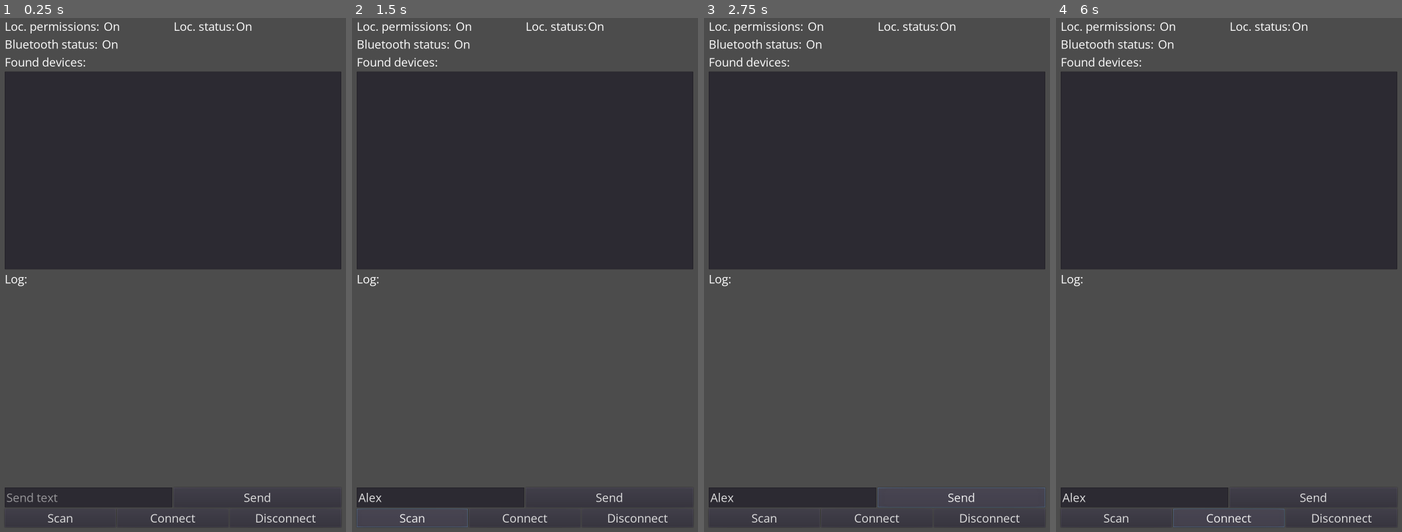
Above: before the commit, frames 1-4 (left to right).
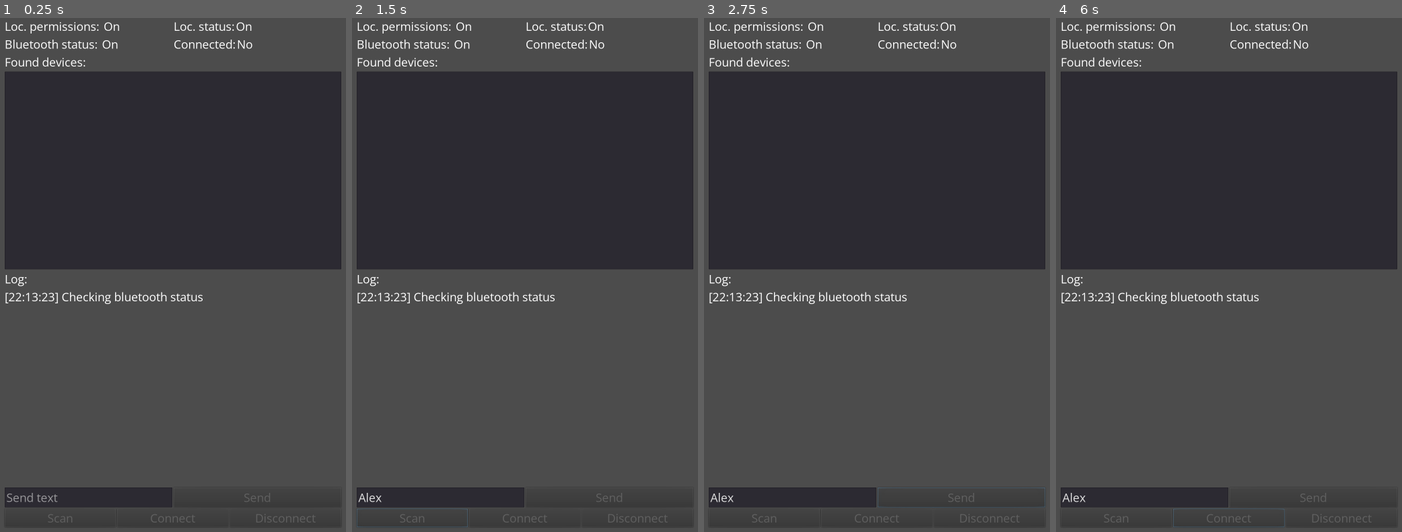
Above: after the commit, the same moments.

Repository: pablojimenezmateo/GodotAndroidBluetoothDemo
Game: Godot game, scene res://MainScene.tscn
The game is run twice, just before and just after one commit, with the same random seed, the same clock (stepped at 60 frames per second) and the same inputs.
Inputs (mouse positions are in pixels of both pictures, inside the frame that each line leads up to):
- Up to frame 1 (0.25 s): no input
- Up to frame 2 (1.5 s): click (441, 496) at 0.52 s; type "Alex" at 0.6 s; click (410, 516) at 1.25 s, where only the run before the commit has a clickable "Scan"
- Up to frame 3 (2.75 s): click (960, 496) at 2 s, where only the run before the commit has a clickable "Send"
- Up to frame 4 (6 s): click (1312, 496) at 2.75 s, where only the run before the commit has a clickable "Send"; click (1114, 516) at 3.5 s, where only the run before the commit has a clickable "Scan"; click (1312, 496) at 4.25 s, where only the run before the commit has a clickable "Send"; click (1114, 516) at 5 s, where only the run before the commit has a clickable "Scan"; click (1229, 516) at 5.75 s, where only the run before the commit has a clickable "Connect"

The runs differ from the first frame. In frame 1, 0.8% of the frame differs, in the area x 1-92%, y 4-99%; in frame 2, 0.8%; in frame 3, 0.8%; in frame 4, 0.8%.
Error before the commit: Invalid call. Nonexistent function 'scan' in base 'Nil'. (res://MainScene.gd:138)
Error after the commit: Invalid call. Nonexistent function 'bluetoothStatus' in base 'Nil'. (res://MainScene.gd:133)

Commit message:
feat(UI): Improved the UI, disabling buttons and such

Diff:
--- a/MainScene.gd
+++ b/MainScene.gd
@@ -2,17 +2,18 @@
 
 var GodotBluetooth344
 
-var location_permissions
+var location_permission
 var location_status
 var bluetooth_status
+var connected
 
 var devices = []
 var item_selected
 
 # Test UUIDs
 var service_uuid = "6e400001-b5a3-f393-e0a9-e50e24dcca9e"
-var read_uuid = "6e400003-b5a3-f393-e0a9-e50e24dcca9e"
-var write_uuid = "6e400002-b5a3-f393-e0a9-e50e24dcca9e"
+var read_uuid    = "6e400003-b5a3-f393-e0a9-e50e24dcca9e"
+var write_uuid   = "6e400002-b5a3-f393-e0a9-e50e24dcca9e"
 
 onready var devices_list = $VBoxContainer/Devices/FoundDevicesList
 onready var log_node = $VBoxContainer/Log/Log
@@ -33,6 +34,13 @@
 		GodotBluetooth344.connect("_on_characteristic_finding", self, "_on_characteristic_finding")
 		GodotBluetooth344.connect("_on_characteristic_read", self, "_on_characteristic_read")
 
+	# Check the permissions
+	check_permissions()
+
+	connected = false
+	set_connected()
+
+
 func _on_characteristic_read(data):
 	# data is a dictionary with the following keys
 	# * service_uuid: The serice UUID
@@ -40,12 +48,12 @@
 	# * bytes: They raw bytes of the payload
 	log_string("[_on_characteristic_read] " + str(data.characteristic_uuid))
 
-	print(data.bytes)
+	log_string(str(data.bytes))
 
 	# If your bytes represent a UTF-8 string, use the
 	# following code:
 	var string = PoolByteArray(data.bytes).get_string_from_utf8()
-	print(string)
+	log_string(string)
 
 func _on_characteristic_finding(status):
 	# There can be 2 status:
@@ -79,6 +87,11 @@
 	# call listServicesAndCharacteristics() once connected
 	if status == "connected":
 		GodotBluetooth344.listServicesAndCharacteristics()
+		connected = true
+	else:
+		connected = false
+
+	set_connected()
 
 func _on_location_status_change(status):
 
@@ -86,6 +99,14 @@
 	# * on
 	# * off
 	log_string("[_on_location_status_change] " + status)
+
+	if status == "on":
+
+		location_status = true
+	else:
+		location_status = false
+
+	set_location_status()
 
 func _on_bluetooth_status_change(status):
 
@@ -96,22 +117,34 @@
 	# * turning_off
 	log_string("[_on_bluetooth_status_change] " + status)
 
-func _on_Button_button_up():
+	if status == "on":
+
+		bluetooth_status = true
+	else:
+		bluetooth_status = false
+
+	set_bluetooth_status()
+
+func check_permissions():
 
 	var boolean
 
 	log_string("Checking bluetooth status")
 	boolean = GodotBluetooth344.bluetoothStatus()
 	log_string(boolean)
+	bluetooth_status = boolean
 
 	log_string("Checking location status")
 	boolean = GodotBluetooth344.locationStatus()
 	log_string(boolean)
+	location_status = boolean
 
 	log_string("Checking location permissions")
 	boolean = GodotBluetooth344.hasLocationPermissions()
 	log_string(boolean)
-
+	location_permission = boolean
+
+	set_location_permission()
 
 func _on_debug_message(s):
 	print(s)
@@ -134,6 +167,7 @@
 	devices = []
 	devices_list.clear()
 	item_selected = null
+	set_buttons()
 
 	GodotBluetooth344.scan()
 
@@ -166,6 +200,7 @@
 func _on_FoundDevicesList_item_selected(index):
 
 	item_selected = index
+	set_buttons()
 
 func _on_SendTextButton_button_up():
 
@@ -174,3 +209,79 @@
 	if text != "":
 
 		GodotBluetooth344.writeStringToCharacteristic(service_uuid, write_uuid, text)
+
+# UI helpers
+onready var bluetooth_label = $VBoxContainer/TopLabels/HBoxContainer2/HBoxContainer/BluetoohStatusLabel2
+onready var location_label = $VBoxContainer/TopLabels/VBoxContainer/HBoxContainer3/LocationStatusLabel2
+onready var location_permission_label = $VBoxContainer/TopLabels/VBoxContainer/HBoxContainer/LocationPermissionLabel2
+onready var connected_label = $VBoxContainer/TopLabels/HBoxContainer2/HBoxContainer2/ConnectedLabel2
+
+func set_bluetooth_status():
+
+	if bluetooth_status:
+
+		bluetooth_label.text = "On"
+	else:
+		bluetooth_label.text = "Off"
+
+	set_buttons()
+
+func set_location_status():
+
+	if location_status:
+
+		location_label.text = "On"
+	else:
+		location_label.text = "Off"
+
+	set_buttons()
+
+func set_location_permission():
+
+	if location_permission:
+
+		location_permission_label.text = "Yes"
+	else:
+		location_permission_label.text = "No"
+
+	set_buttons()
+
+func set_connected():
+
+	if connected:
+
+		connected_label.text = "Yes"
+	else:
+		connected_label.text = "No"
+
+	set_buttons()
+
+onready var send_button = $VBoxContainer/TextAndButtons/HBoxContainer/SendTextButton
+onready var scan_button = $VBoxContainer/TextAndButtons/Buttons/ScanButton
+onready var connect_button = $VBoxContainer/TextAndButtons/Buttons/ConnectButton
+onready var disconnect_button = $VBoxContainer/TextAndButtons/Buttons/DisconnectButton
+
+func set_buttons():
+
+	send_button.disabled = true
+	scan_button.disabled = true
+	connect_button.disabled = true
+	disconnect_button.disabled = true
+
+	# We need all 3 things to be able to scan
+	if bluetooth_status and location_status and location_permission and not connected:
+
+		# It is not necessary to disable the button when connected,
+		# we can scan while connected but shows the workflow more clear
+		# for the demo
+		scan_button.disabled = false
+
+	# If we have selected a device, enable the connect button
+	if bluetooth_status and location_status and location_permission and item_selected != null and not connected:
+
+		connect_button.disabled = false
+
+	if bluetooth_status and location_status and location_permission and connected:
+
+		send_button.disabled = false
+		disconnect_button.disabled = false
--- a/MainScene.tscn
+++ b/MainScene.tscn
@@ -40,12 +40,12 @@
 margin_bottom = 49.0
 size_flags_horizontal = 3
 
-[node name="LocationPermissionsLabel" type="Label" parent="VBoxContainer/TopLabels/VBoxContainer/HBoxContainer"]
+[node name="LocationPermissionLabel" type="Label" parent="VBoxContainer/TopLabels/VBoxContainer/HBoxContainer"]
 margin_right = 290.0
 margin_bottom = 49.0
 text = "Loc. permissions: "
 
-[node name="LocationPermissionsLabel2" type="Label" parent="VBoxContainer/TopLabels/VBoxContainer/HBoxContainer"]
+[node name="LocationPermissionLabel2" type="Label" parent="VBoxContainer/TopLabels/VBoxContainer/HBoxContainer"]
 margin_left = 294.0
 margin_right = 342.0
 margin_bottom = 49.0
@@ -73,14 +73,36 @@
 margin_right = 1000.0
 margin_bottom = 102.0
 
-[node name="BluetoohStatusLabel" type="Label" parent="VBoxContainer/TopLabels/HBoxContainer2"]
+[node name="HBoxContainer" type="HBoxContainer" parent="VBoxContainer/TopLabels/HBoxContainer2"]
+margin_right = 498.0
+margin_bottom = 49.0
+size_flags_horizontal = 3
+
+[node name="BluetoohStatusLabel" type="Label" parent="VBoxContainer/TopLabels/HBoxContainer2/HBoxContainer"]
 margin_right = 285.0
 margin_bottom = 49.0
 text = "Bluetooth status: "
 
-[node name="BluetoohStatusLabel2" type="Label" parent="VBoxContainer/TopLabels/HBoxContainer2"]
+[node name="BluetoohStatusLabel2" type="Label" parent="VBoxContainer/TopLabels/HBoxContainer2/HBoxContainer"]
 margin_left = 289.0
 margin_right = 337.0
+margin_bottom = 49.0
+text = "On"
+
+[node name="HBoxContainer2" type="HBoxContainer" parent="VBoxContainer/TopLabels/HBoxContainer2"]
+margin_left = 502.0
+margin_right = 1000.0
+margin_bottom = 49.0
+size_flags_horizontal = 3
+
+[node name="ConnectedLabel" type="Label" parent="VBoxContainer/TopLabels/HBoxContainer2/HBoxContainer2"]
+margin_right = 184.0
+margin_bottom = 49.0
+text = "Connected:"
+
+[node name="ConnectedLabel2" type="Label" parent="VBoxContainer/TopLabels/HBoxContainer2/HBoxContainer2"]
+margin_left = 188.0
+margin_right = 236.0
 margin_bottom = 49.0
 text = "On"
 
